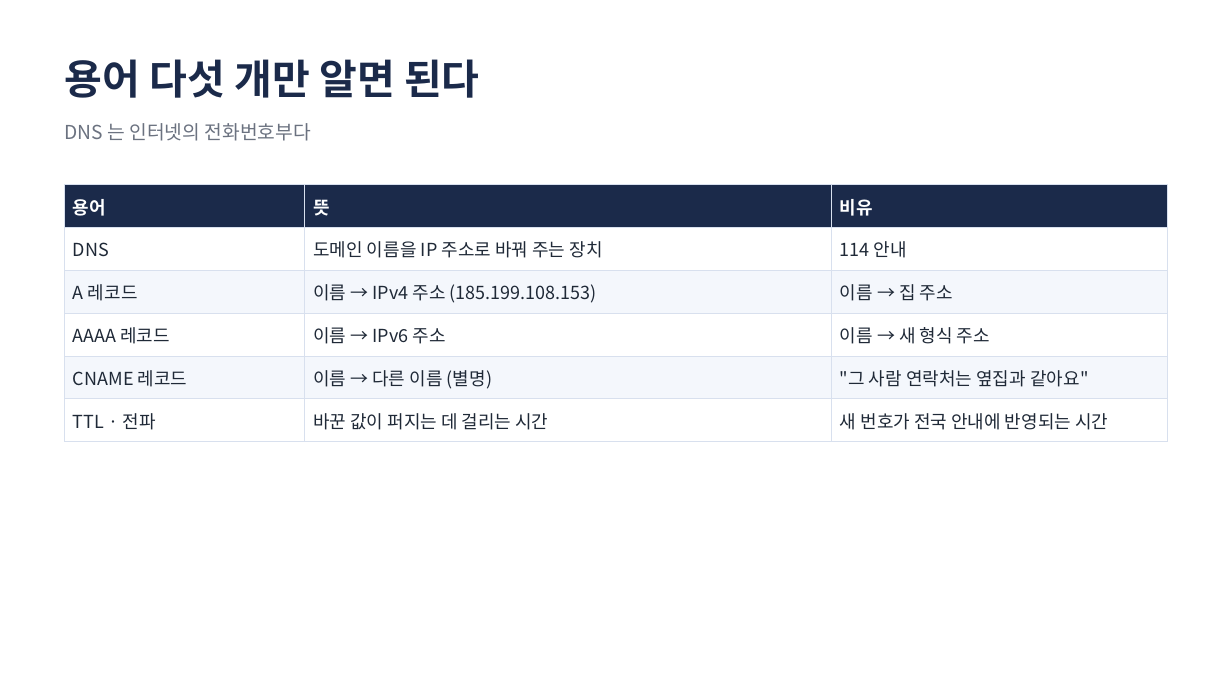
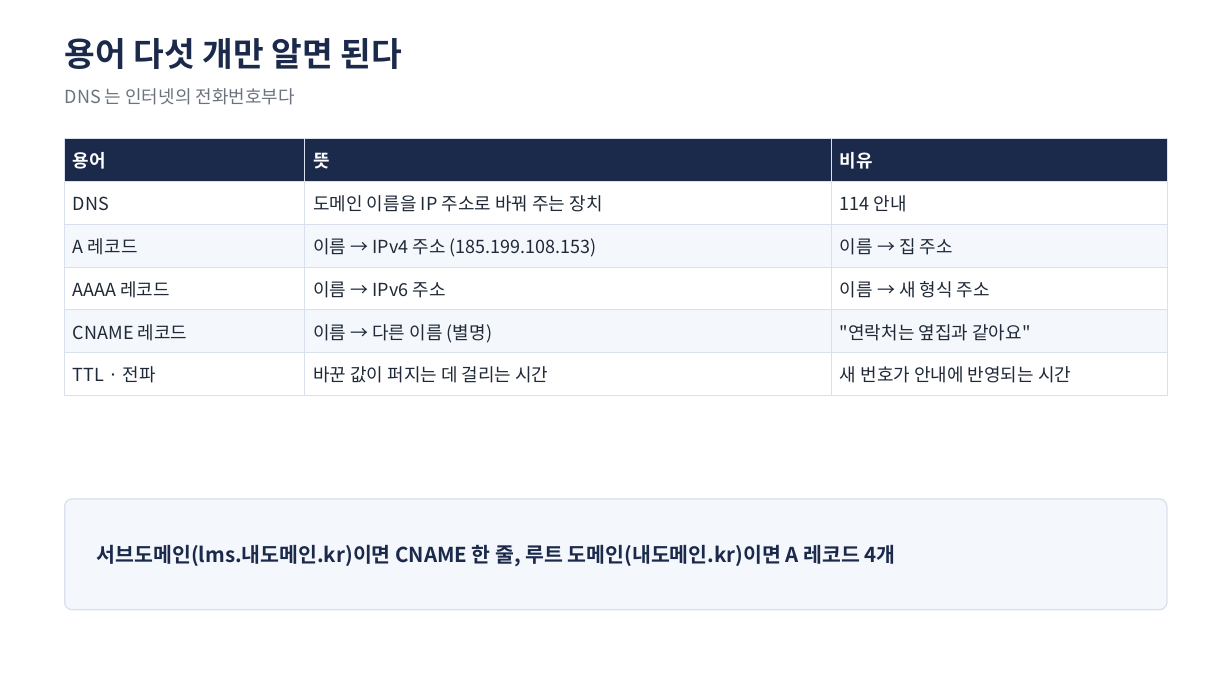
Before and after one commit to jungaistar/lms, a slide deck: slide 5 of docs/lecture/pages-domain/GitHub-Pages-도메인연결-강의슬라이드.pptx (slide 6 before the commit). Drawn at 1232x693 pixels with LibreOffice and Linux fonts; fonts in the diff are those of the drawing. Boxes give left, top, right and bottom in pixels: in the first picture for what was removed or moved away, otherwise in the second. Text is boxed around its words. In the diff, an @@ line names an element or a change of style, - is before the commit and + after.

```diff
--- a/docs/lecture/pages-domain/GitHub-Pages-도메인연결-강의슬라이드.pptx
+++ b/docs/lecture/pages-domain/GitHub-Pages-도메인연결-강의슬라이드.pptx
@@ text "용어 다섯 개만 알면 된다" moved from (x1=65, y1=59, x2=480, y2=98) to (x1=65, y1=38, x2=401, y2=69) @@
@@ text "용어 다섯 개만 알면 된다" at (x1=65, y1=38, x2=401, y2=69): size 32 to 26 pt @@
@@ text "DNS 는 인터넷의 전화번호부다" moved from (x1=65, y1=123, x2=311, y2=141) to (x1=65, y1=88, x2=295, y2=105) @@
@@ text "DNS 는 인터넷의 전화번호부다" at (x1=65, y1=88, x2=295, y2=105): size 15 to 14 pt @@
@@ table at (x1=65, y1=139, x2=1167, y2=387) @@
@@ row 5, column 3: ""그 사람 연락처는 옆집과 같아요"" to ""연락처는 옆집과 같아요"" @@
-row 6, column 3: 새 번호가 전국 안내에 반영되는 시간
+row 6, column 3: 새 번호가 안내에 반영되는 시간
@@ table moved from (x1=65, y1=185, x2=1167, y2=434) to (x1=65, y1=139, x2=1167, y2=387) @@
@@ rounded rectangle added at (x1=65, y1=499, x2=1167, y2=610), fill #F4F7FC, outline #D8E0EE 1 pt @@
@@ text added at (x1=97, y1=544, x2=896, y2=566), 16 pt, text #1B2A4A, bold @@
+서브도메인(lms.내도메인.kr)이면 CNAME 한 줄, 루트 도메인(내도메인.kr)이면 A 레코드 4개
```
Also in this commit, not shown: 13 other slides changed, 13 slides added, 6 slides removed, 50 other files.
